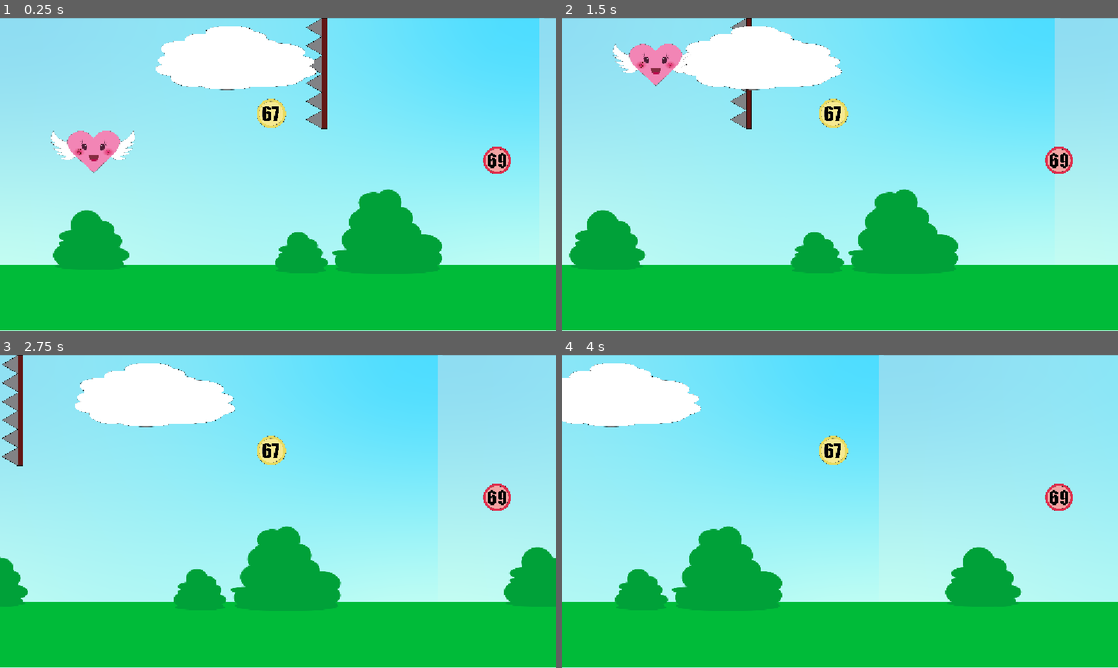
Above: before the commit, frames 1-4 (two rows, left to right).
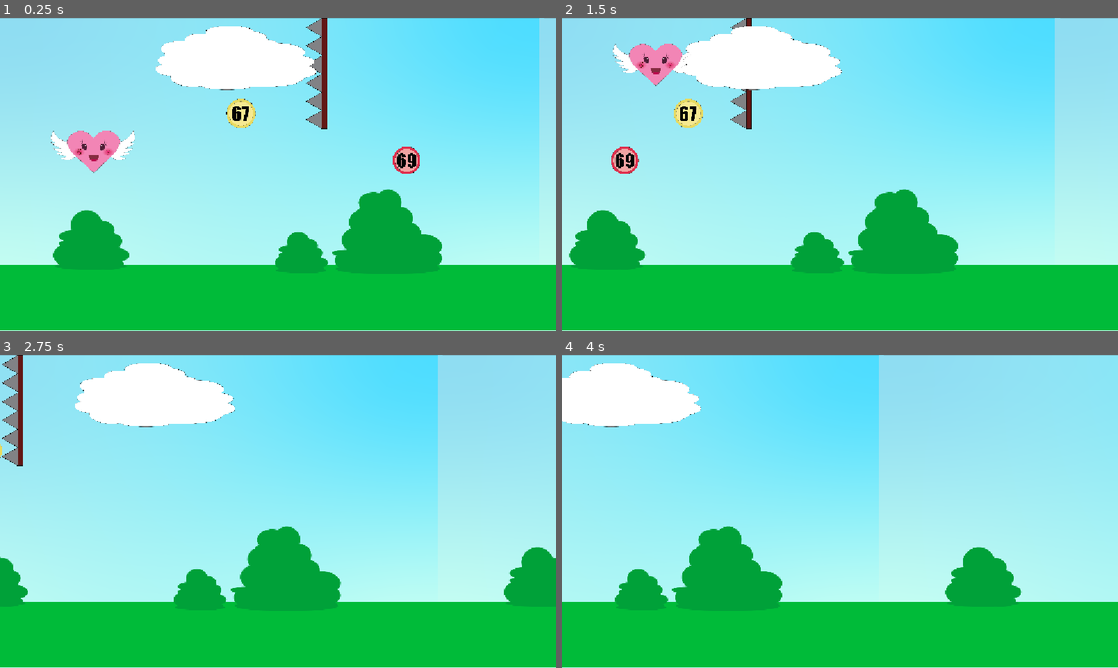
Above: after the commit, the same moments.

Repository: leadomic0909/bounce-back-67
Game: Godot game, scene res://BounceBack67.tscn
Same seed, same stepped clock (60 frames per second), same inputs: the game is played once before the commit and once after it.
Inputs:
- Up to frame 1 (0.25 s): no input
- Up to frame 2 (1.5 s): hold Up (ui_up) 0.53-1.28 s; hold Down (ui_down) from 1.28 s (still down)
- Up to frame 3 (2.75 s): release Down (ui_down) at 2.03 s; hold Up (ui_up) from 2.03 s (still down)
- Up to frame 4 (4 s): release Up (ui_up) at 3.53 s; hold Down (ui_down) from 3.53 s (still down)

The runs differ from the first frame. In frame 1, 1.5% of the frame differs, in the area x 40-92%, y 25-50%; in frame 2, 1.5%; in frame 3, 0.7%; in frame 4, 0.7%.
Error after the commit: Invalid assignment of property or key 'text' with value of type 'String' on a base object of type 'null instance'. (res://coin_67,69.gd:29)

Commit message:
aaa

Diff:
--- a/BounceBack67.tscn
+++ b/BounceBack67.tscn
@@ -8,6 +8,7 @@
 [ext_resource type="Script" uid="uid://dk2ku4vvenyq8" path="res://prepreka_1.gd" id="5_svhgf"]
 [ext_resource type="Texture2D" uid="uid://cex5fq7vonq7c" path="res://67coin.png" id="5_tgtej"]
 [ext_resource type="Texture2D" uid="uid://dgl5dki3idvgq" path="res://oblak1.png" id="6_n0txk"]
+[ext_resource type="Script" uid="uid://cynw0xyho867b" path="res://coin_67,69.gd" id="7_551f8"]
 [ext_resource type="Texture2D" uid="uid://7argp4mn3avj" path="res://evil67.png" id="7_b8312"]
 [ext_resource type="Script" uid="uid://bjxmiqsaii113" path="res://oblak.gd" id="7_svhgf"]
 
@@ -57,6 +58,7 @@
 polygon = PackedVector2Array(29.762207, 0, -65.47681, -56.548187, 32.738525, -113.096375, -68.453125, -172.62077, 29.76 …(235 unchanged characters)…
 
 [node name="coin67" type="Area2D" parent="." unique_id=1387061665]
+script = ExtResource("7_551f8")
 
 [node name="coin" type="Sprite2D" parent="coin67" unique_id=26272759]
 position = Vector2(562.00006, 198)
@@ -79,14 +81,15 @@
 [node name="CollisionPolygon2D" type="CollisionPolygon2D" parent="oblak" unique_id=987052387]
 polygon = PackedVector2Array(361, 78, 362, 74, 357, 71, 352, 63, 355, 59, 365, 52, 377, 49, 384, 48, 396, 47, 404, 48,  …(625 unchanged characters)…
 
-[node name="Area2D" type="Area2D" parent="." unique_id=221863669]
+[node name="69" type="Area2D" parent="." unique_id=221863669]
+script = ExtResource("7_551f8")
 
-[node name="Sprite2D" type="Sprite2D" parent="Area2D" unique_id=1581131645]
+[node name="Sprite2D" type="Sprite2D" parent="69" unique_id=1581131645]
 position = Vector2(1030, 295)
 scale = Vector2(0.1501305, 0.15013048)
 texture = ExtResource("7_b8312")
 
-[node name="CollisionShape2D" type="CollisionShape2D" parent="Area2D" unique_id=1402542791]
+[node name="CollisionShape2D" type="CollisionShape2D" parent="69" unique_id=1402542791]
 position = Vector2(1030, 295)
 scale = Vector2(0.1501305, 0.15013048)
 shape = SubResource("CircleShape2D_pv2l2")
--- /dev/null
+++ b/coin_67,69.gd
@@ -0,0 +1,41 @@
+extends Node2D
+
+var count = 0
+var total_coins = 10
+var finished = false
+var coin_speed = 250
+
+@onready var coin67 = self
+@onready var coin69 = $"../69"
+
+func _ready():
+	update_count()
+
+func _process(delta):
+	if finished:
+		return
+	coin67.position.x -= coin_speed * delta
+	coin69.position.x -= coin_speed * delta
+
+func add_coin():
+	if finished:
+		return
+	count += 1
+	update_count()
+	print("COIN collected:" , count)
+	if count >= total_coins:
+		win_game()
+func update_count():
+	get_node("../UI/Count").text = "COINS: " + str(count)
+func lose_game():
+	if finished:
+		return
+	finished = true
+	Engine.time_scale = 1.0
+	get_node("../UI/MessageLabel").text = "GAME OVER!"
+func win_game():
+	if finished:
+		return
+	finished = true
+	Engine.time_scale = 1.0
+	get_node("../UI/MessageLabel").text = "YOU WIN!"
Not shown, added: coin_67,69.gd.uid
